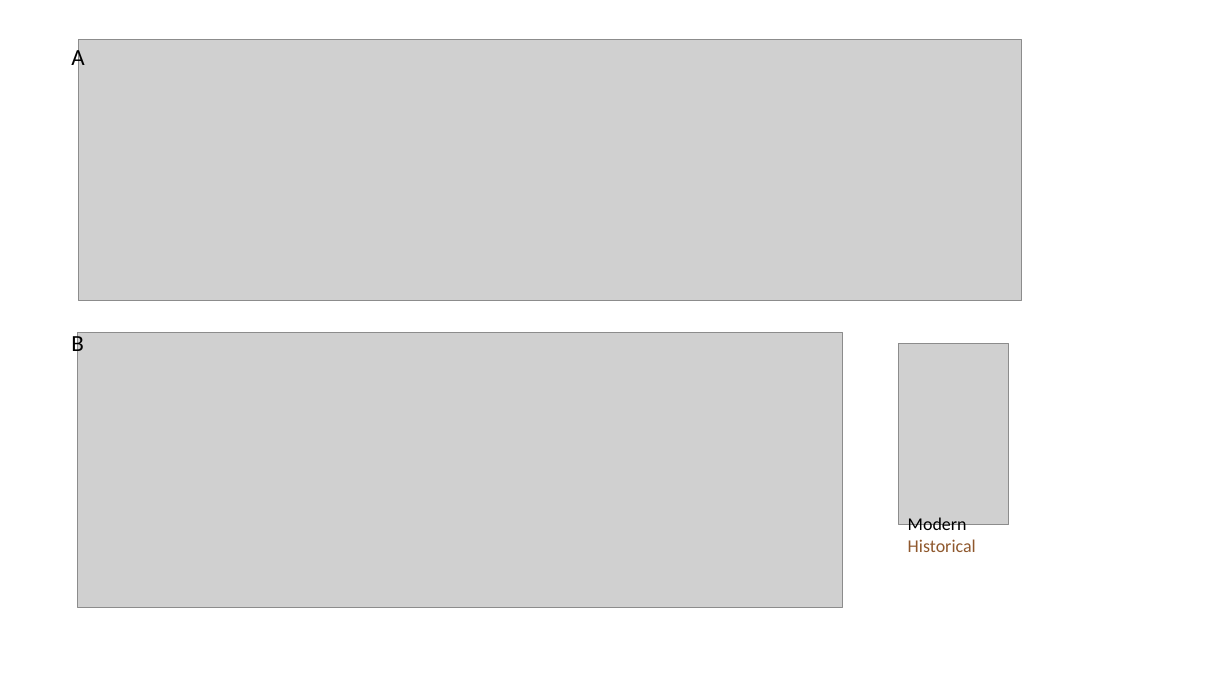
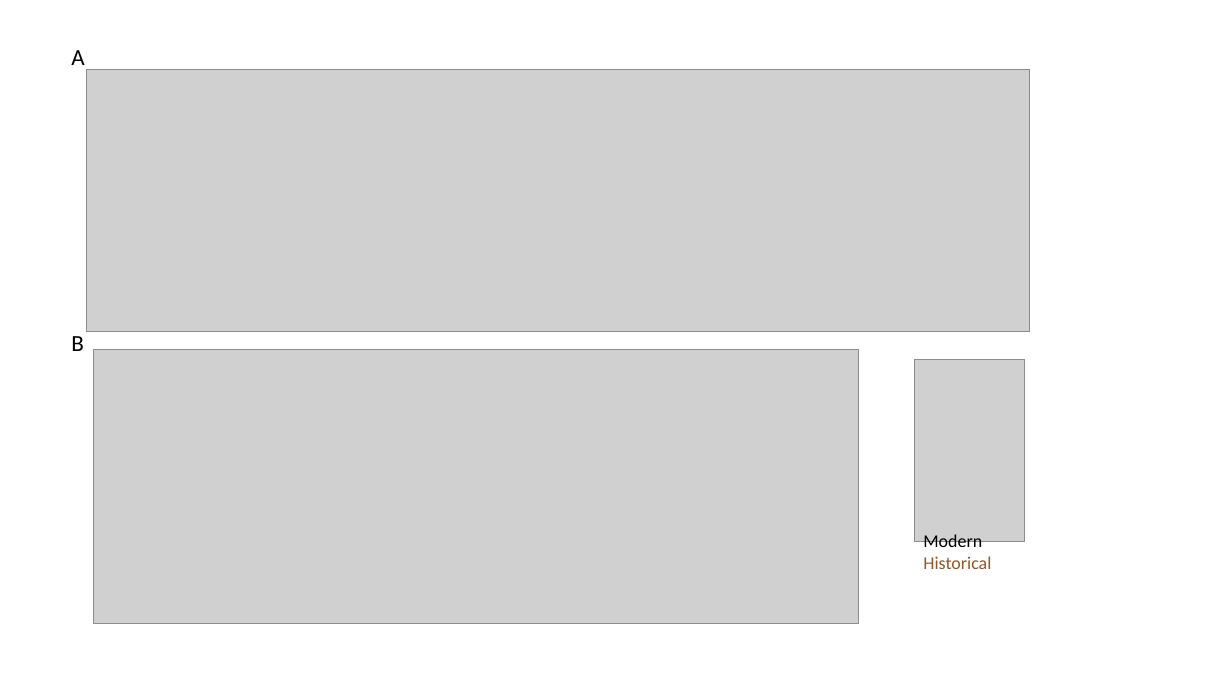
Before and after one commit to JiajunCui-jjc/HTF_OBC_historical_analysis, a slide deck: slide 5 of results/figures_tables/suppfigs/pdfs/suppfigs.pptx. Drawn at 1232x693 pixels with LibreOffice and Linux fonts; fonts in the diff are those of the drawing; grey boxes stand for pictures. Boxes give left, top, right and bottom in pixels: in the first picture for what was removed or moved away, otherwise in the second. Text is boxed around its words. In the diff, an @@ line names an element or a change of style, - is before the commit and + after.

```diff
--- a/results/figures_tables/suppfigs/pdfs/suppfigs.pptx
+++ b/results/figures_tables/suppfigs/pdfs/suppfigs.pptx
@@ picture: place and size @@
-picture at <box>79,39,1022,300</box>
+picture at <box>86,69,1030,332</box>
@@ 2 pictures, 1 text: place and size @@
-2 pictures, 1 text at <box>78,333,1009,607</box>
+2 pictures, 1 text at <box>93,349,1024,624</box>
```
Also in this commit, not shown: 2 other files.
